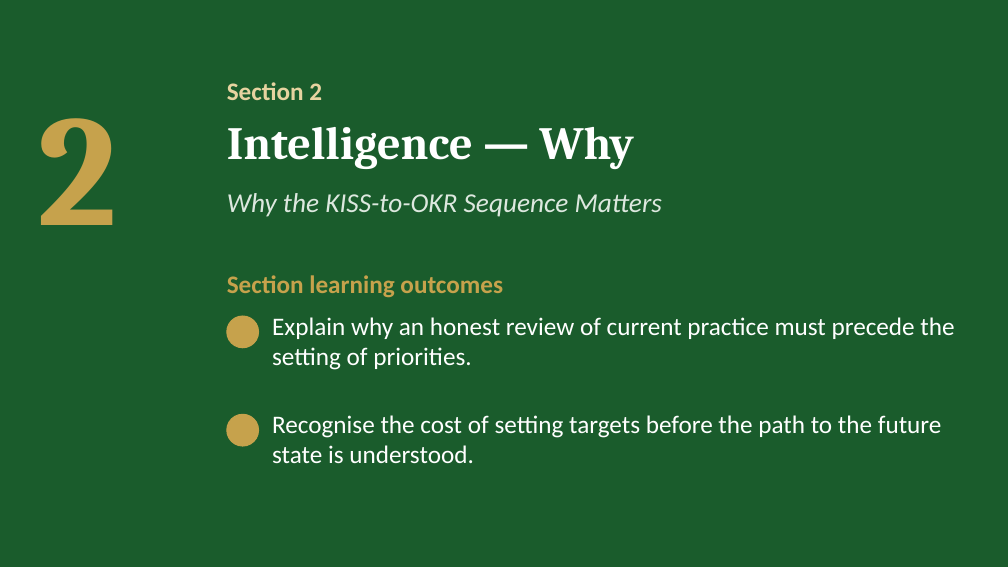
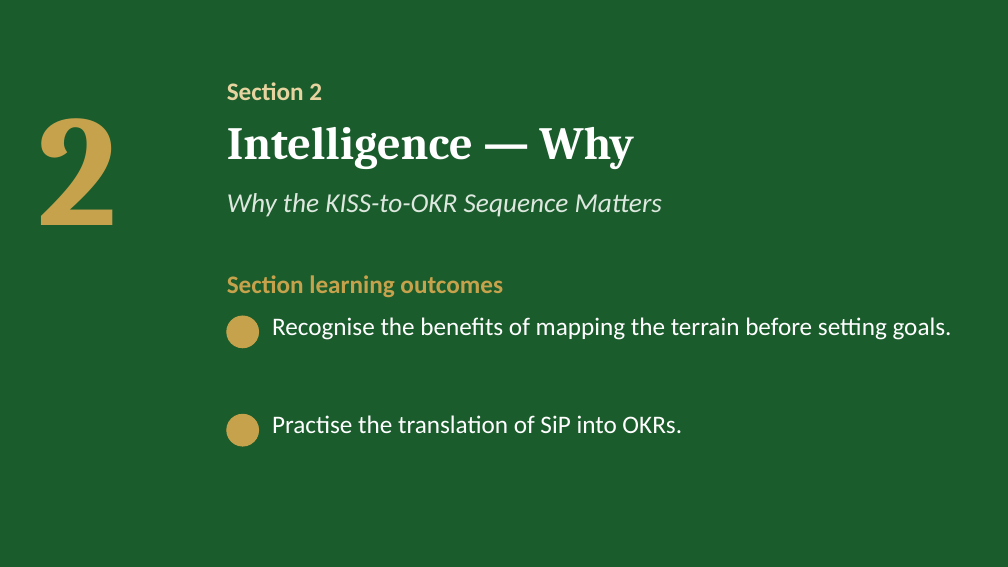
Before and after one commit to IBSL26/ibsl-platform, a slide deck: slide 12 of Unit decks/Unit 03 - SiP KISS Mapping & OKR Definition.pptx (slide 11 before the commit). Drawn at 1008x567 pixels with LibreOffice and Linux fonts; fonts in the diff are those of the drawing; background and template pictures are left out. Boxes give left, top, right and bottom in pixels: in the first picture for what was removed or moved away, otherwise in the second. Text is boxed around its words. In the diff, an @@ line names an element or a change of style, - is before the commit and + after.

```diff
--- a/Unit decks/Unit 03 - SiP KISS Mapping & OKR Definition.pptx
+++ b/Unit decks/Unit 03 - SiP KISS Mapping & OKR Definition.pptx
@@ text at <box>272,317,952,340</box>: text changed @@
-Explain why an honest review of current practice must precede the setting of priorities.
+Recognise the benefits of mapping the terrain before setting goals.
@@ text at <box>272,415,682,433</box>: text changed @@
-Recognise the cost of setting targets before the path to the future state is understood.
+Practise the translation of SiP into OKRs.
```
Also in this commit, not shown: 12 other slides changed, 17 slides added, 12 slides removed, 26 other files.
